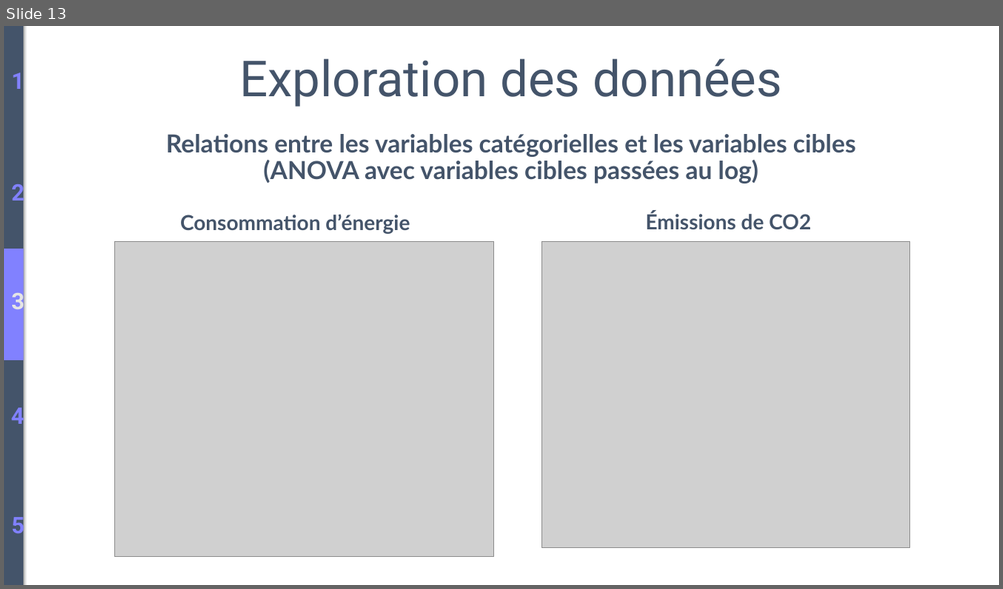
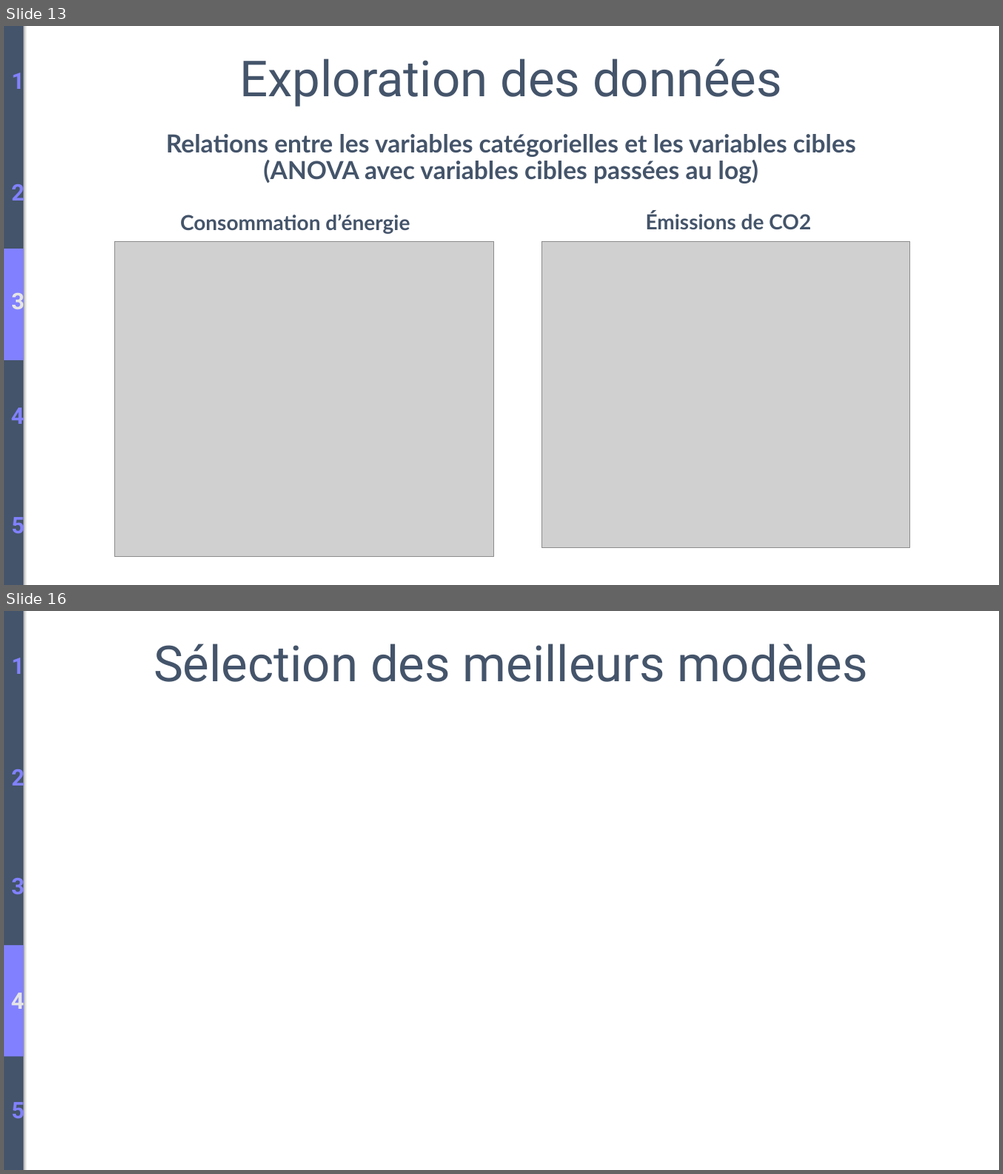
Before and after one commit to BiGHeaDMaX/Predire-Consommation-et-Emissions-de-Batiments, a slide deck: Présentation.pptx. Shown one above the other, each under a label of ours: slide 13 before the commit, slides 13 and 16 after it; the slides between them are not shown. The pictures are 1003x589 and 1003x1174 pixels, drawn with LibreOffice and Linux fonts; fonts in the diff are those of the drawing; grey boxes stand for pictures. Boxes give left, top, right and bottom in pixels: in the first picture for what was removed or moved away, otherwise in the second. Text is boxed around its words. In the diff, an @@ line names an element or a change of style, - is before the commit and + after.

```diff
--- a/Présentation.pptx
+++ b/Présentation.pptx
@@ slide 16 added at box(4, 611, 999, 1170), background #FFFFFF @@
@@ rectangle added at box(4, 611, 23, 1170), fill #44546A @@
@@ text added at box(11, 654, 25, 681), 22 pt, text #8181FF, bold @@
+1
@@ text added at box(153, 644, 868, 682), 48 pt, text #44546A @@
+Sélection des meilleurs modèles
@@ text added at box(11, 765, 25, 792), 22 pt, text #8181FF, bold @@
+2
@@ text added at box(11, 874, 25, 900), 22 pt, text #8181FF, bold @@
+3
@@ rectangle added at box(4, 945, 23, 1056), fill #8181FF @@
@@ text added at box(11, 988, 25, 1015), 22 pt, text #E5E5E5, bold @@
+4
@@ text added at box(11, 1098, 25, 1125), 22 pt, text #8181FF, bold @@
+5
```
Also in this commit, not shown: 2 slides changed.
